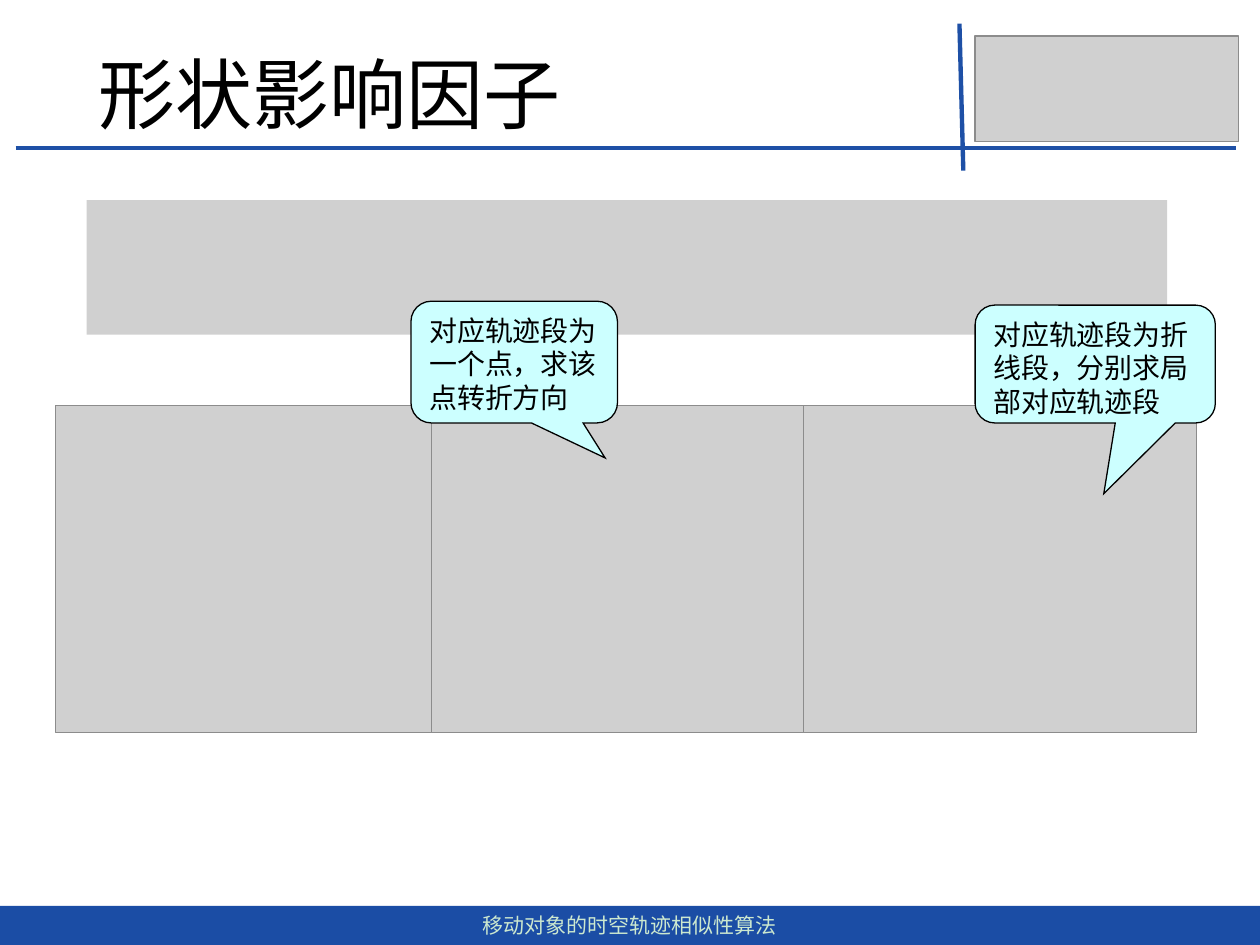
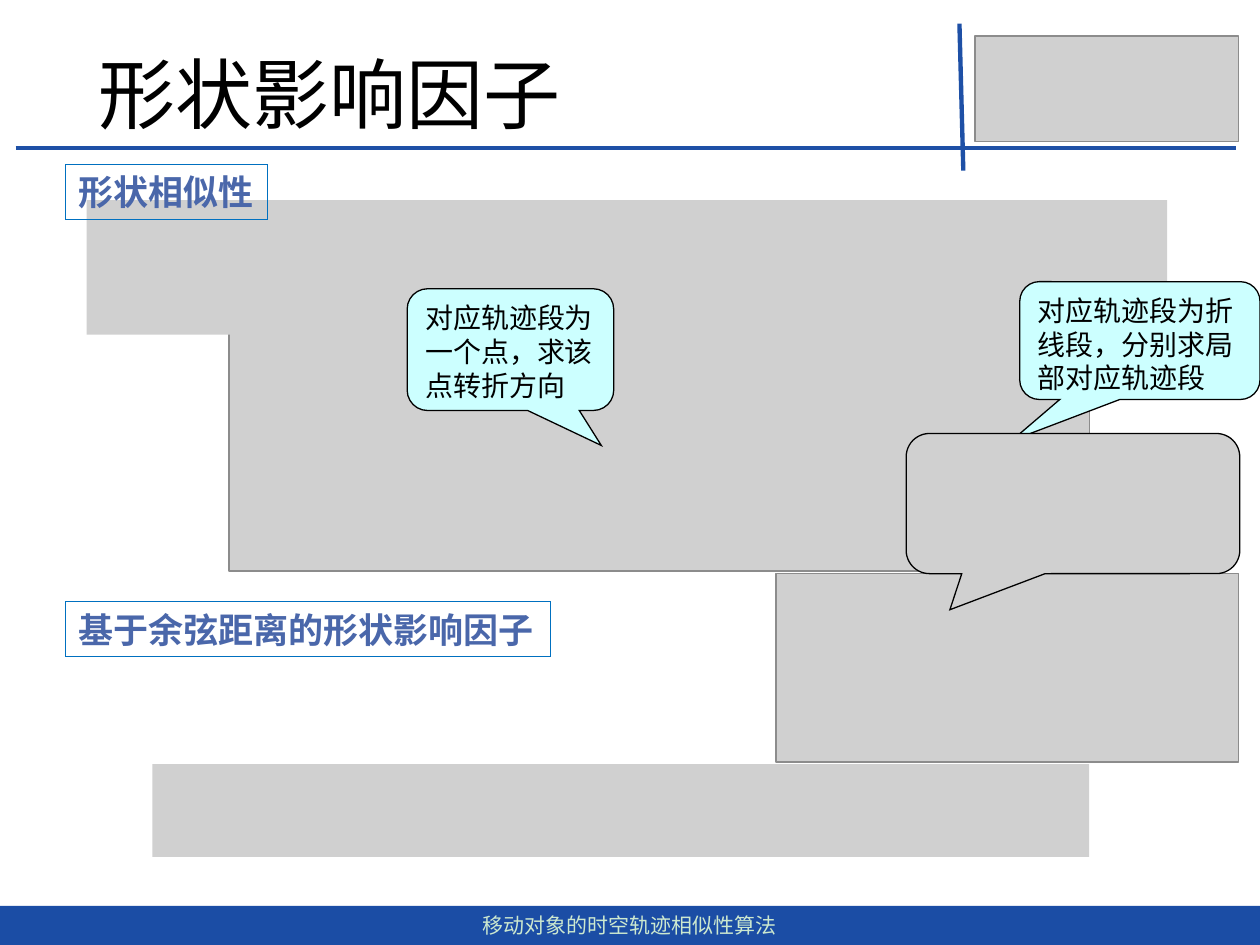
Before and after one commit to dingguangwei/biyelunwen, a slide deck: slide 21 of 答辩——毕设.pptx. Drawn at 1260x945 pixels with LibreOffice and Linux fonts; fonts in the diff are those of the drawing; grey boxes stand for pictures. Boxes give left, top, right and bottom in pixels: in the first picture for what was removed or moved away, otherwise in the second. Text is boxed around its words. In the diff, an @@ line names an element or a change of style, - is before the commit and + after.

```diff
--- a/答辩——毕设.pptx
+++ b/答辩——毕设.pptx
@@ rectangle added at (66,164,267,219), outline #0070C0 0.75 pt, 20 pt, text #4A67AA, bold @@
+形状相似性
@@ rounded speech box "对应轨迹段为一个点，求该点转折方向": place and size @@
-rounded speech box "对应轨迹段为一个点，求该点转折方向" at (411,301,617,423)
+rounded speech box "对应轨迹段为一个点，求该点转折方向" at (407,289,614,411)
@@ rounded speech box "对应轨迹段为折线段，分别求局部对应轨迹段": place and size @@
-rounded speech box "对应轨迹段为折线段，分别求局部对应轨迹段" at (975,305,1216,423)
+rounded speech box "对应轨迹段为折线段，分别求局部对应轨迹段" at (1019,282,1260,401)
@@ rounded speech box "对应轨迹段为折线段，分别求局部对应轨迹段" at (1019,282,1260,401): proportions changed @@
@@ picture added at (229,324,1090,571) @@
@@ picture removed at (55,406,432,732) @@
@@ picture removed at (432,406,804,732) @@
@@ picture removed at (804,406,1197,732) @@
@@ picture added at (906,433,1240,573) @@
@@ picture added at (776,573,1239,762) @@
@@ rectangle added at (66,602,551,658), outline #0070C0 0.75 pt, 20 pt, text #4A67AA, bold @@
+基于余弦距离的形状影响因子
@@ picture added at (152,764,1089,857) @@
```
Also in this commit, not shown: 9 other slides changed, 1 slide removed, 2 other files.
